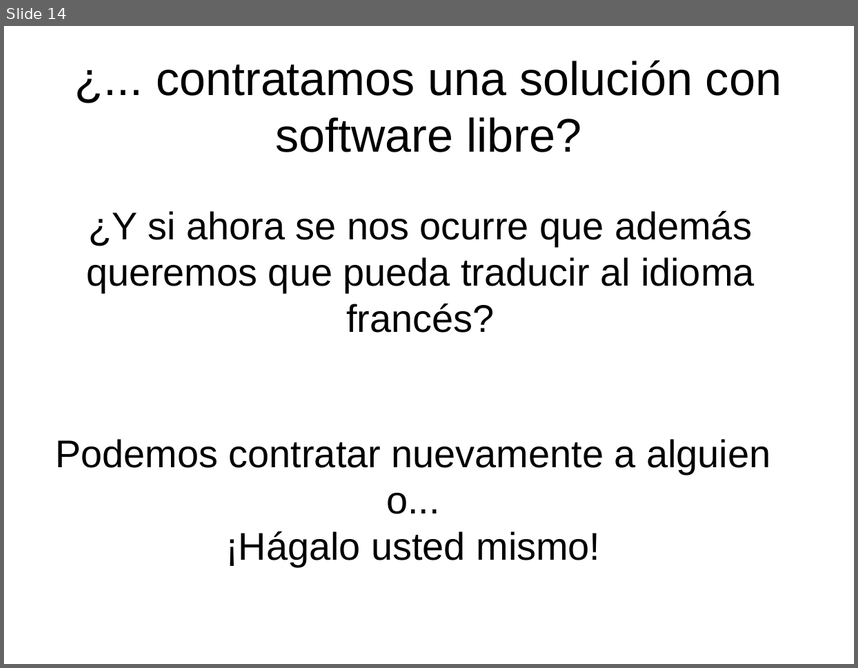
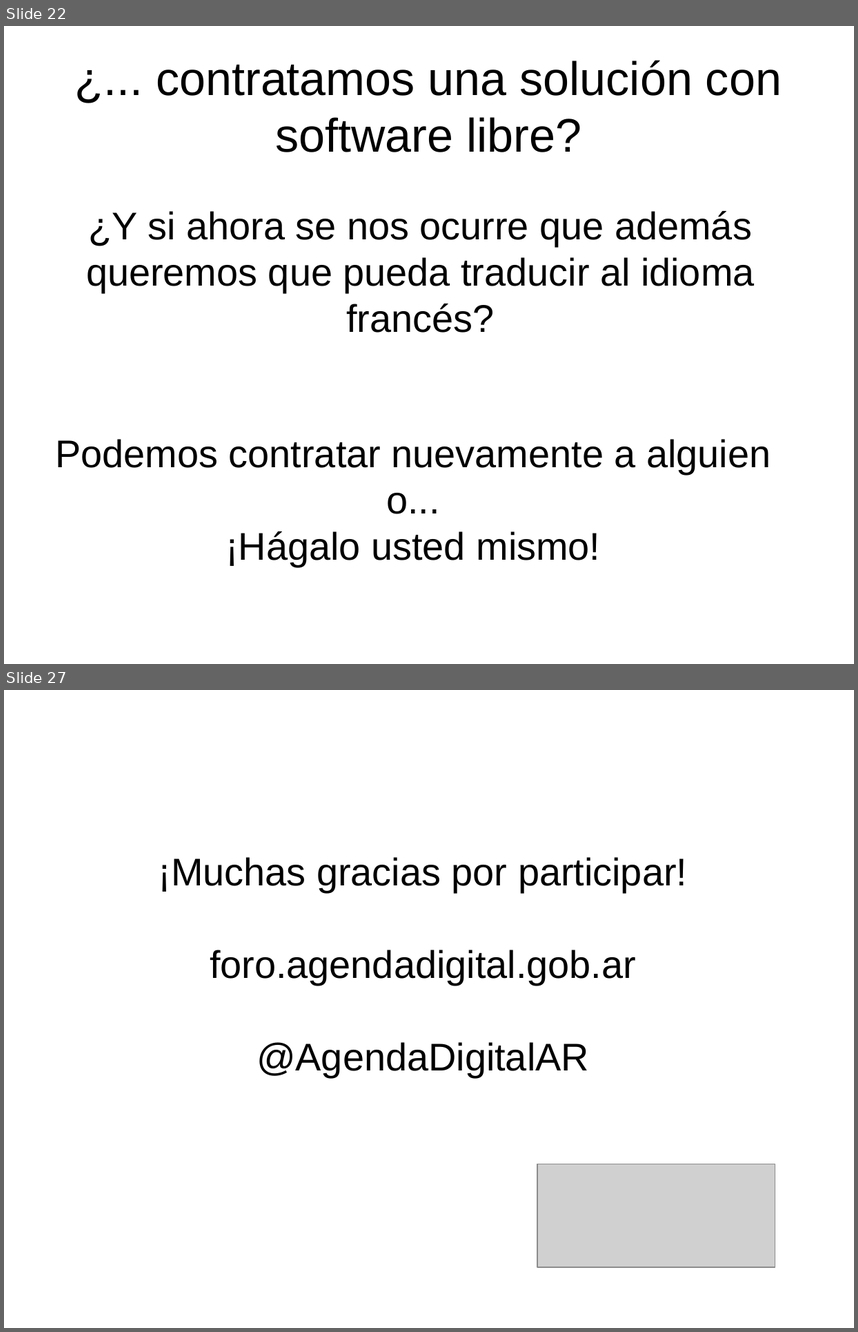
Before and after one commit to opensas/floss-demo, a slide deck: docs/TallerSL.odp. Shown one above the other, each under a label of ours: slide 14 before the commit, slides 22 and 27 after it; the slides between them are not shown. The pictures are 858x668 and 858x1332 pixels, drawn with LibreOffice and Linux fonts; fonts in the diff are those of the drawing; grey boxes stand for pictures. Boxes give left, top, right and bottom in pixels: in the first picture for what was removed or moved away, otherwise in the second. Text is boxed around its words. In the diff, an @@ line names an element or a change of style, - is before the commit and + after.

```diff
--- a/docs/TallerSL.odp
+++ b/docs/TallerSL.odp
@@ slide 27 added at [4,690,854,1328], background #FFFFFF @@
@@ title added at [159,857,687,1077], 36 pt, text #000000 @@
+¡Muchas gracias por participar!
+foro.agendadigital.gob.ar
+@AgendaDigitalAR
@@ picture added at [538,1163,775,1267] @@
@@ what was slide 14 is now slide 22 @@
```
Also in this commit, not shown: 7 slides changed, 11 other slides added, 2 other files.
